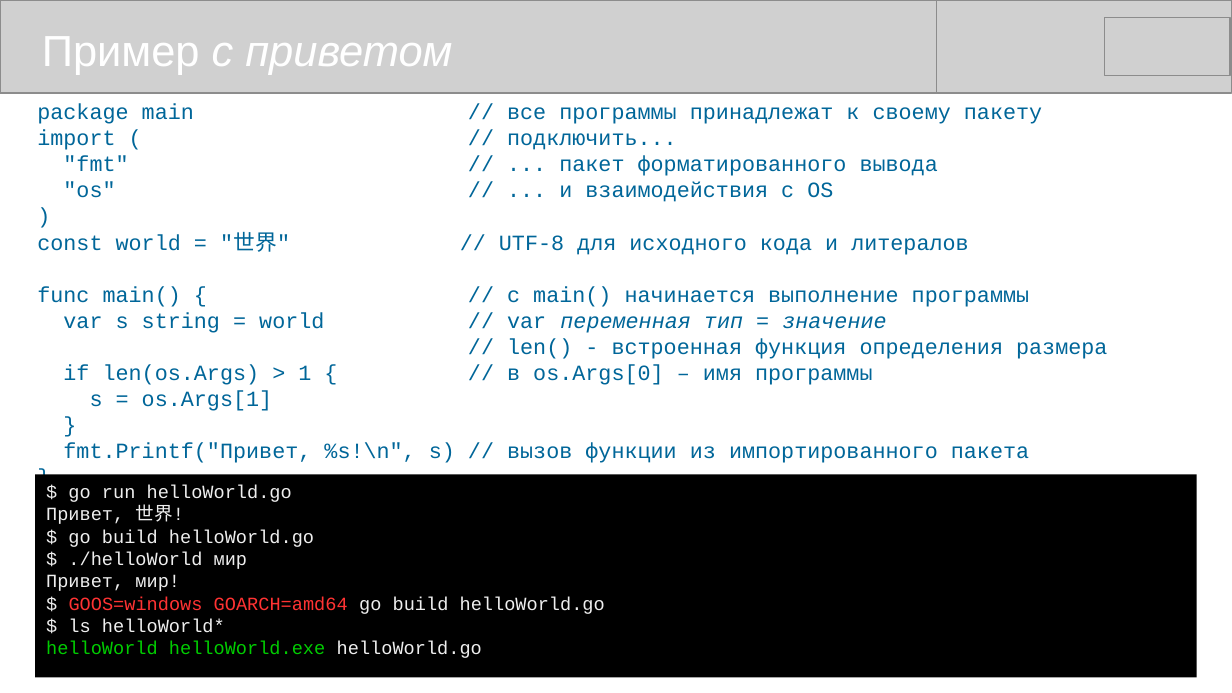
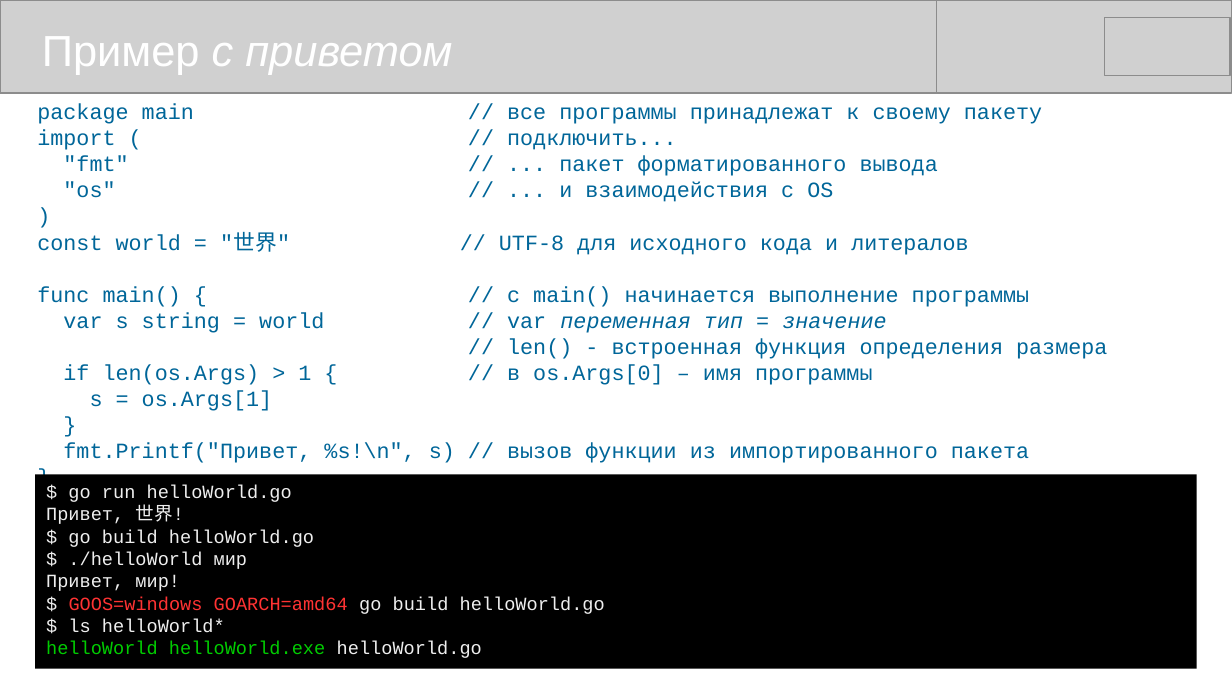
Before and after one commit to mike-shock/Go_language, a slide deck: slide 8 of Go_Intro.odp. Drawn at 1232x693 pixels with LibreOffice and Linux fonts; fonts in the diff are those of the drawing; grey boxes stand for pictures. Boxes give left, top, right and bottom in pixels: in the first picture for what was removed or moved away, otherwise in the second. Text is boxed around its words. In the diff, an @@ line names an element or a change of style, - is before the commit and + after.

```diff
--- a/Go_Intro.odp
+++ b/Go_Intro.odp
@@ rectangle "$ go run helloWorld.go": place and size @@
-rectangle "$ go run helloWorld.go" at (35,474,1196,677)
+rectangle "$ go run helloWorld.go" at (35,474,1196,669)
```
Also in this commit, not shown: 38 other slides changed.
